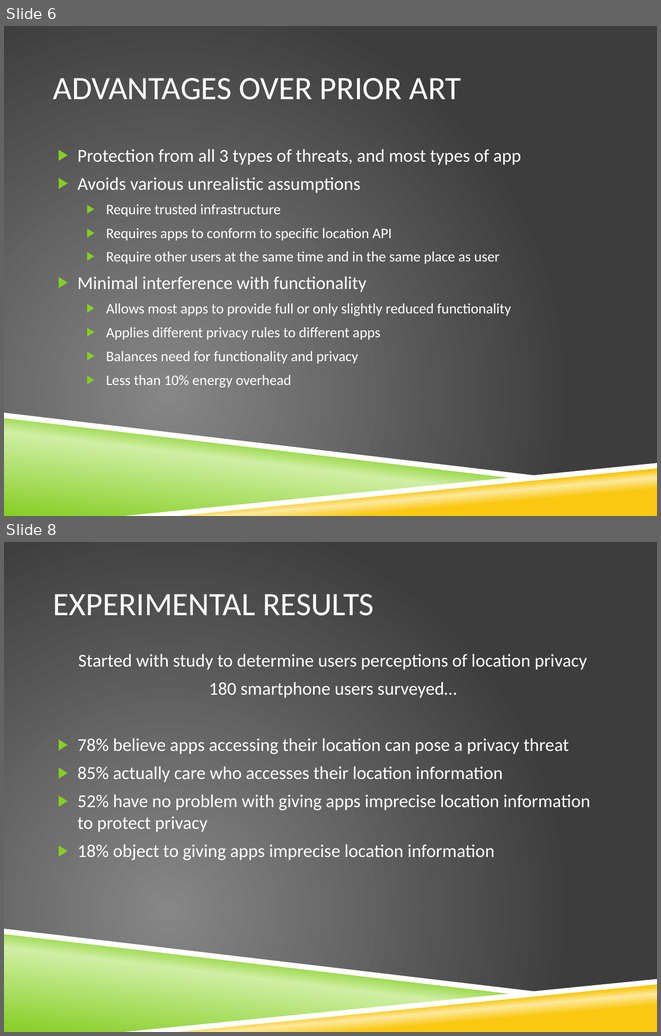
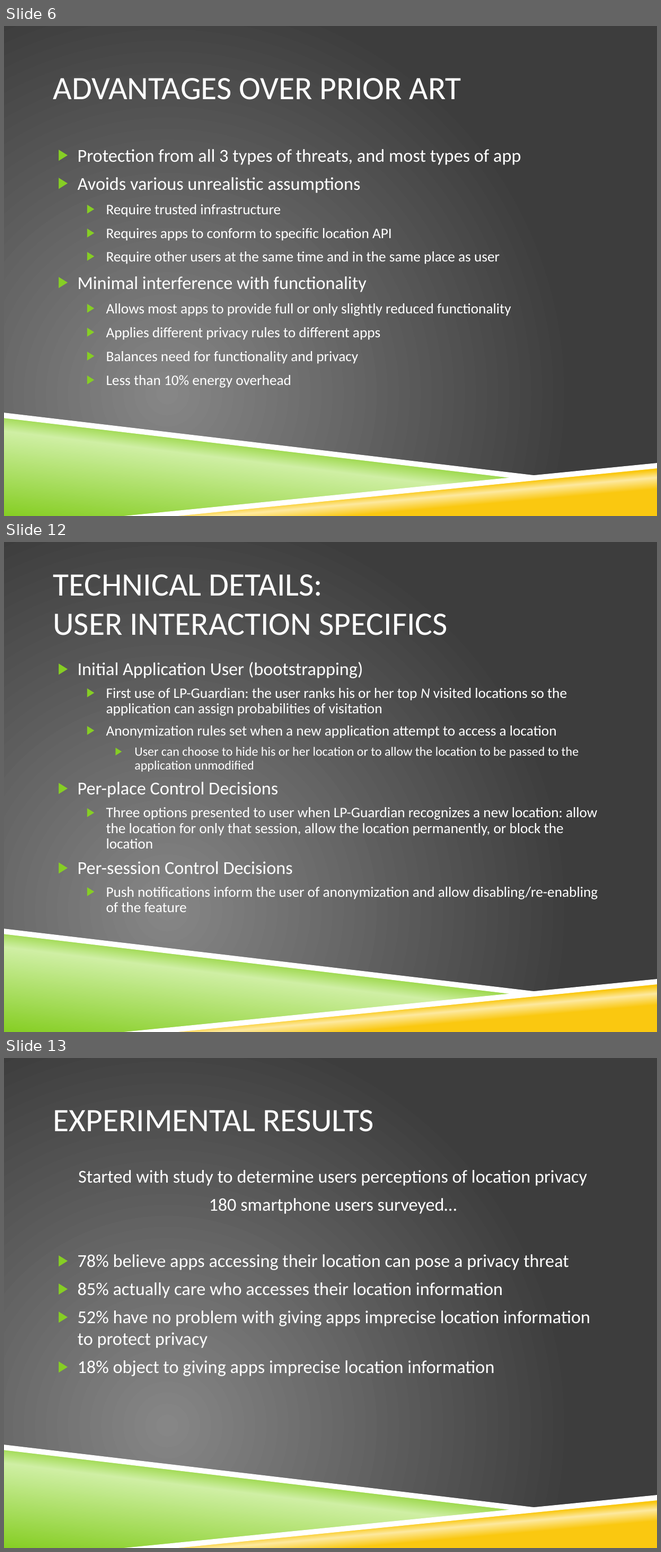
Before and after one commit to vfasburg/cse_825, a slide deck: PaperPresentation/Paper_Presentation_Fasburg_Reiff_Thomas.pptx. Shown one above the other, each under a label of ours: slides 6 and 8 before the commit, slides 6, 12 and 13 after it; the slides between them are not shown. The pictures are 661x1036 and 661x1552 pixels, drawn with LibreOffice and Linux fonts; fonts in the diff are those of the drawing; background and template pictures are left out. Boxes give left, top, right and bottom in pixels: in the first picture for what was removed or moved away, otherwise in the second. Text is boxed around its words. In the diff, an @@ line names an element or a change of style, - is before the commit and + after.

Commit message:
Adding first draft of my slides (slides 7-12 in the current presentation). Slides not timed out yet.

```diff
--- a/PaperPresentation/Paper_Presentation_Fasburg_Reiff_Thomas.pptx
+++ b/PaperPresentation/Paper_Presentation_Fasburg_Reiff_Thomas.pptx
@@ slide 12 added at box(4, 542, 657, 1032), background picture (left out); not listed: 4 template elements that a slide beside it also shows @@
@@ title added at box(53, 574, 448, 635), 36 pt, text #FFFFFF @@
+TECHNICAL DETAILS:
+USER INTERACTION SPECIFICS
@@ text added at box(78, 662, 598, 912), 16 pt, text #FFFFFF @@
+▶ Initial Application User (bootstrapping)
+  ▶ First use of LP-Guardian: the user ranks his or her top N visited locations so the application can assign probabilities of visitation
+  ▶ Anonymization rules set when a new application attempt to access a location
+    ▶ User can choose to hide his or her location or to allow the location to be passed to the application unmodified
+▶ Per-place Control Decisions
+  ▶ Three options presented to user when LP-Guardian recognizes a new location: allow the location for only that session, allow the location permanently, or block the location
+▶ Per-session Control Decisions
+  ▶ Push notifications inform the user of anonymization and allow disabling/re-enabling of the feature
@@ what was slide 8 is now slide 13 @@
```
Also in this commit, not shown: 3 slides changed, 7 other slides added, 1 slide removed.
